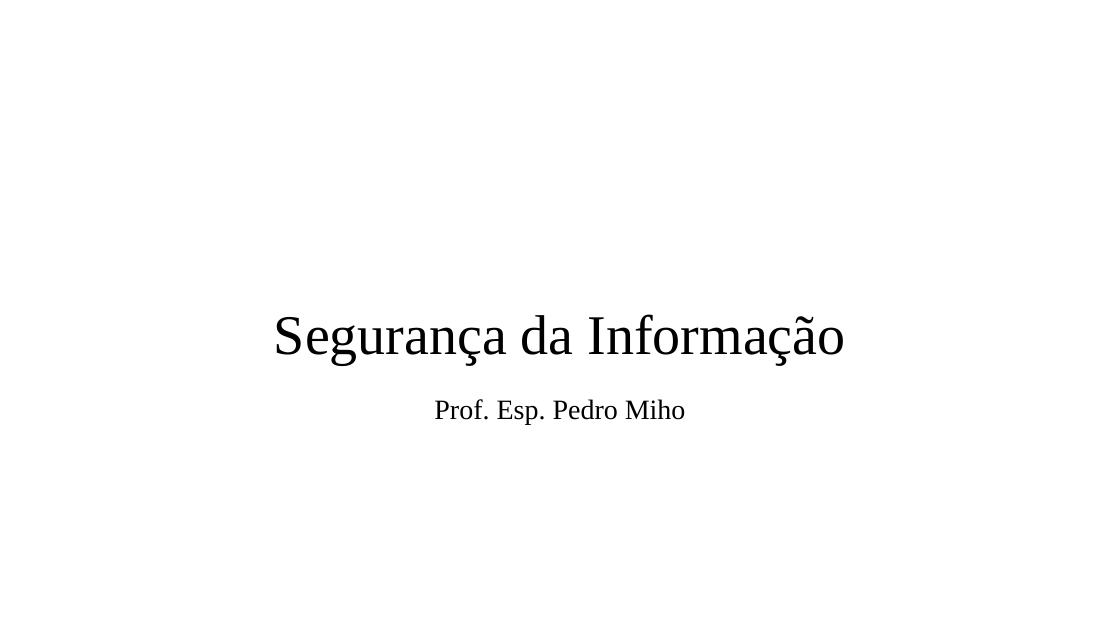
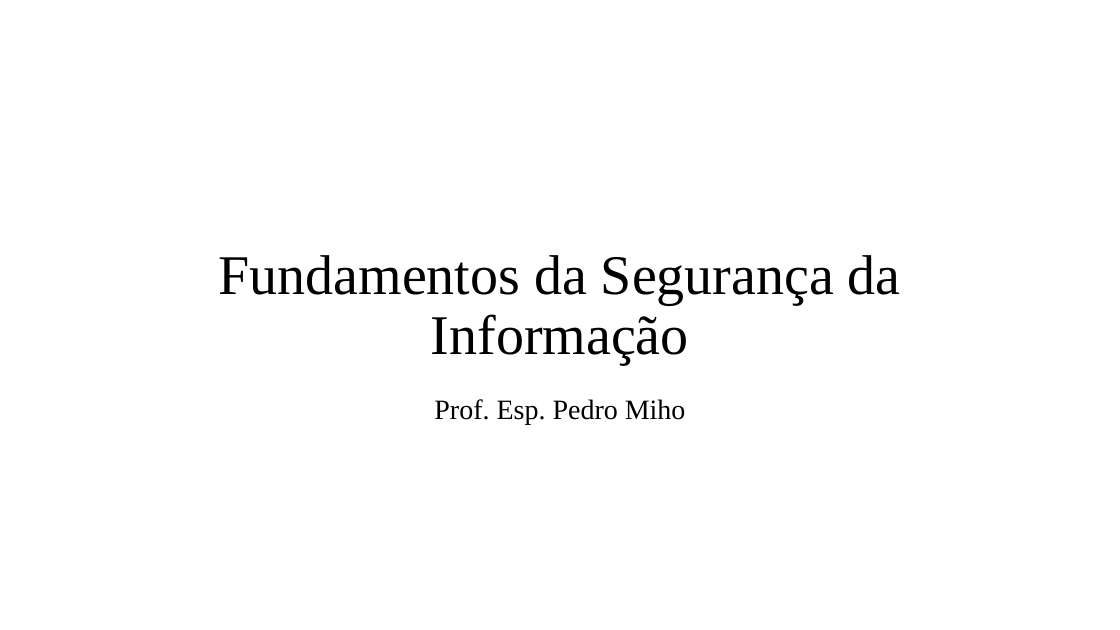
Before and after one commit to PedroMiho/UMC, a slide deck: slide 1 of Projeto de Software e Segurança da Informação - 2025/Segurança da Informação/Aula 01 - Pilares da Segurança da Informação/Pilares.pptx. Drawn at 1120x630 pixels with LibreOffice and Linux fonts; fonts in the diff are those of the drawing; background and template pictures are left out. Boxes give left, top, right and bottom in pixels: in the first picture for what was removed or moved away, otherwise in the second. Text is boxed around its words. In the diff, an @@ line names an element or a change of style, - is before the commit and + after.

```diff
--- a/Projeto de Software e Segurança da Informação - 2025/Segurança da Informação/Aula 01 - Pilares da Segurança da Informação/Pilares.pptx
+++ b/Projeto de Software e Segurança da Informação - 2025/Segurança da Informação/Aula 01 - Pilares da Segurança da Informação/Pilares.pptx
@@ title at <box>219,255,901,365</box>: text changed @@
-Segurança da Informação
+Fundamentos da Segurança da Informação
```
Also in this commit, not shown: 2 other slides changed, 2 slides added.
